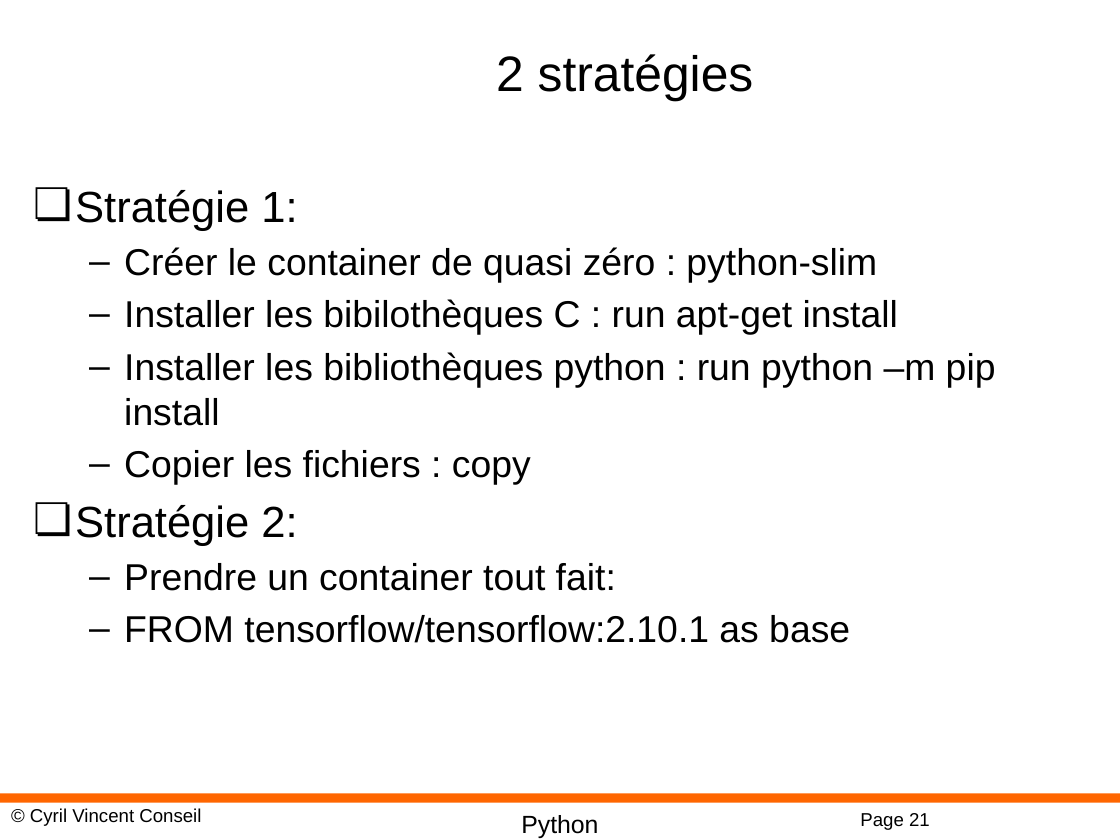
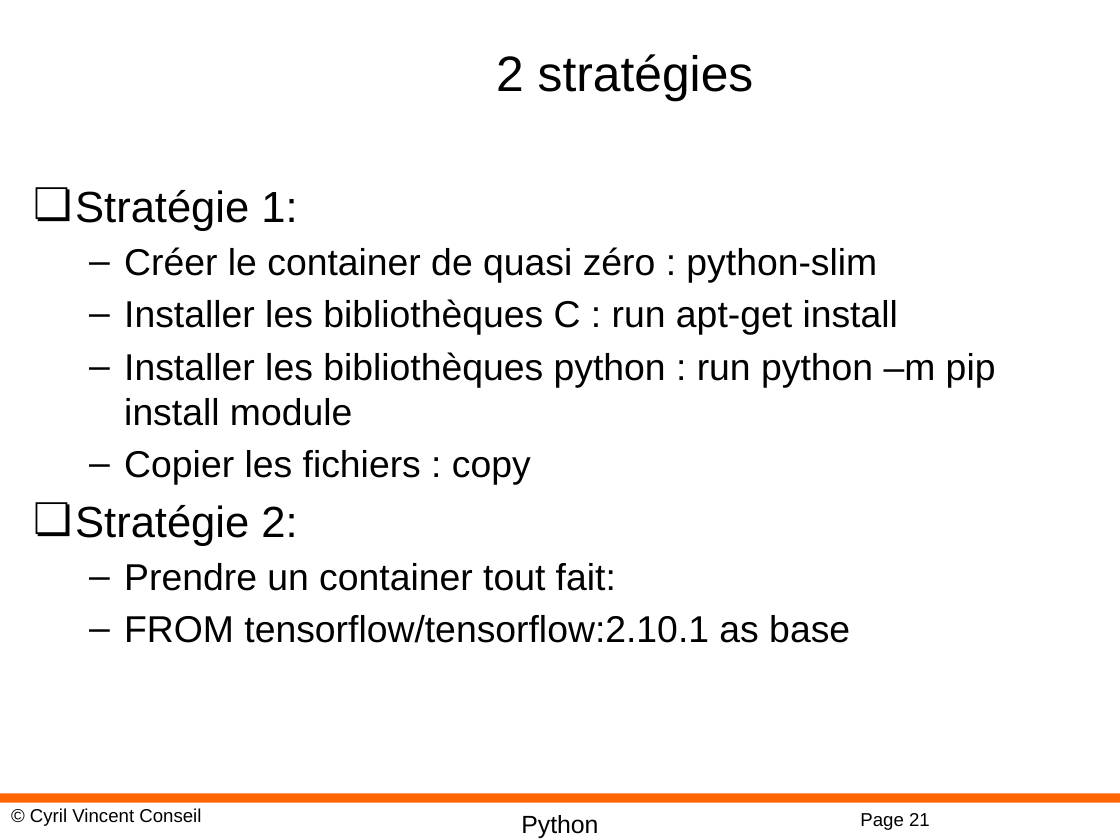
Before and after one commit to cyrilvincent/mlops, a slide deck: slide 21 of ppt/MLOps09-Container.pptx. Drawn at 1120x840 pixels with LibreOffice and Linux fonts; fonts in the diff are those of the drawing; background and template pictures are left out. Boxes give left, top, right and bottom in pixels: in the first picture for what was removed or moved away, otherwise in the second. Text is boxed around its words. In the diff, an @@ line names an element or a change of style, - is before the commit and + after.

```diff
--- a/ppt/MLOps09-Container.pptx
+++ b/ppt/MLOps09-Container.pptx
@@ text at (124,299,996,426): text changed @@
-  – Installer les bibilothèques C : run apt-get install
-  – Installer les bibliothèques python : run python –m pip install
+  – Installer les bibliothèques C : run apt-get install
+  – Installer les bibliothèques python : run python –m pip install module
```
Also in this commit, not shown: 4 other files.
